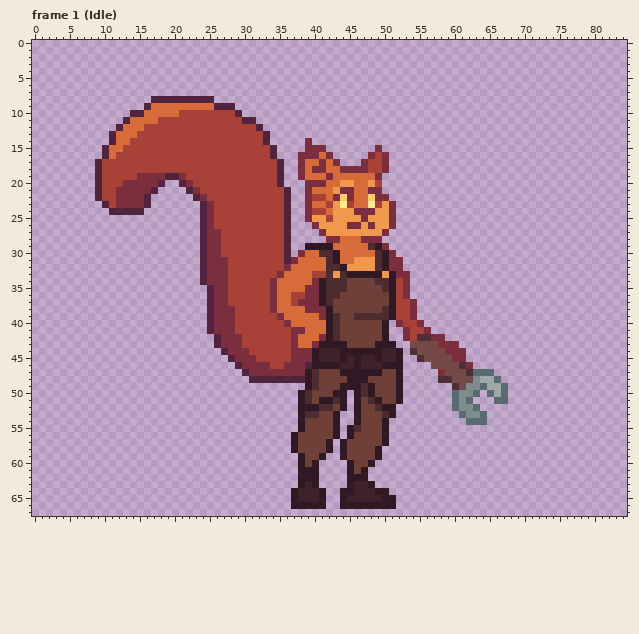
Pixel-art file -- Personal_Genessis/Animaciones/Khione_Idle3.aseprite. The picture above was drawn from the file before the commit.
85x68 pixels, 10 frames. Shown: frame 1 (Idle). The commit also changed other frames, which this record leaves out.
Once edited:
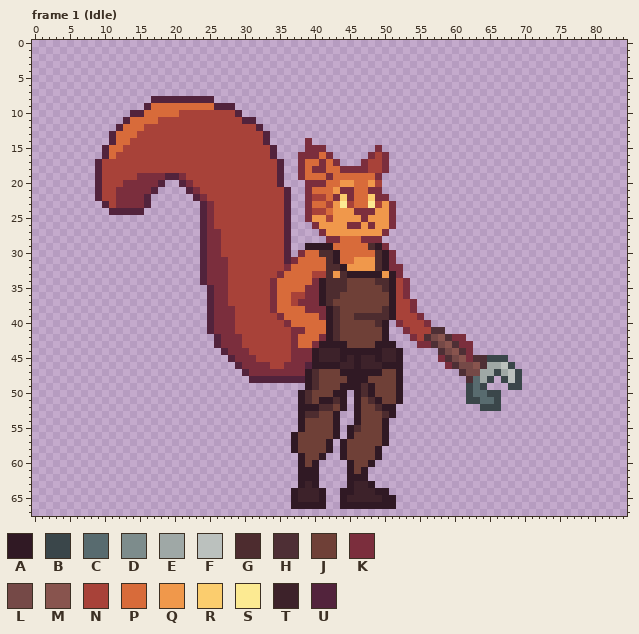
Palette (. is transparent): A #301924  B #3a464a  C #586b6f  D #7d8c8c  E #9fa8a6  F #bbc1be  G #4d2c2f  H #4e2f35  J #6f4037  K #7b2e3d  L #754947  M #88544e  N #a84239  P #d86b3a  Q #f0984b  R #fbcd6e  S #fcea92  T #3d222a  U #52233c
Changes in this commit:
layer "herramienta" removed
--- frame 1 (Idle)
@@ x 50..55 @@
 30 AK....
-31 AKK...
+31 AK....
 32 AKK...
-33 QAKK..
+33 QAK...
 34 GANK..
@@ x 41..71 @@
 37 AGJJJJJJJJANNK.................
-38 KAJJJJJJJGANNK.................
-39 KAGJJGGGGGANNK.................
-40 PAGJJJJJJA.KNNK................
-41 PAGJJJJJJA..KNNK...............
-42 KAGJJJJJJA..KNHHKK.............
-43 AAAAJJJJAAA..LLLLKKK...........
-44 TTTAAAAAATTA.HLLLLKKK..........
-45 TTTATATTATTA..HLLLLKK..........
-46 AAATTATTTAAA....LLLLHK.........
-47 JJJAAAAAAJJA.....KLLLHCCC......
-48 JJJJAAAJJJJA.....HHLLLDEEC.....
-49 JJJAAAGAJJJA.......HLDDCEEC....
-50 JJAA.AGAJJJA.......CDDC.CEC....
-51 AAGA.AJGAJJA.......CDC...CC....
-52 GGJA.AJJGAA........CDDC........
-53 JJA..AJJJGA.........CDDC.......
-54 JJA..AJJJA...........CCC.......
+38 KAGJJJJJJGANNK.................
+39 KAGJJGGGGGANNNK................
+40 PAGJJJJJGA.KNNNK...............
+41 PAGJJJJJJA..KNNNHH.............
+42 KAGJJJJJJA...KNHLMHKK..........
+43 AAAAJJJJAAA...KKHLMHKK.........
+44 TTTAAAAAATTA.....HLMHK.........
+45 TTTATATTATTA.....KHLMKHHBBB....
+46 AAATTATTTAAA......KHLLMHEEFB...
+47 JJJAAAAAAJJA........HLLEEBEFB..
+48 JJJJAAAJJJJA.........HCEB.BFB..
+49 JJJAAAGAJJJA.........BCB...BB..
+50 JJAA.AGAJJJA.........BCCBB.....
+51 AAGA.AJGAJJA.........BBCCB.....
+52 GGJA.AJJGAA............BBB.....
+53 JJA..AJJJGA....................
+54 JJA..AJJJA.....................
 55 JJA.AGJJJA.....................
